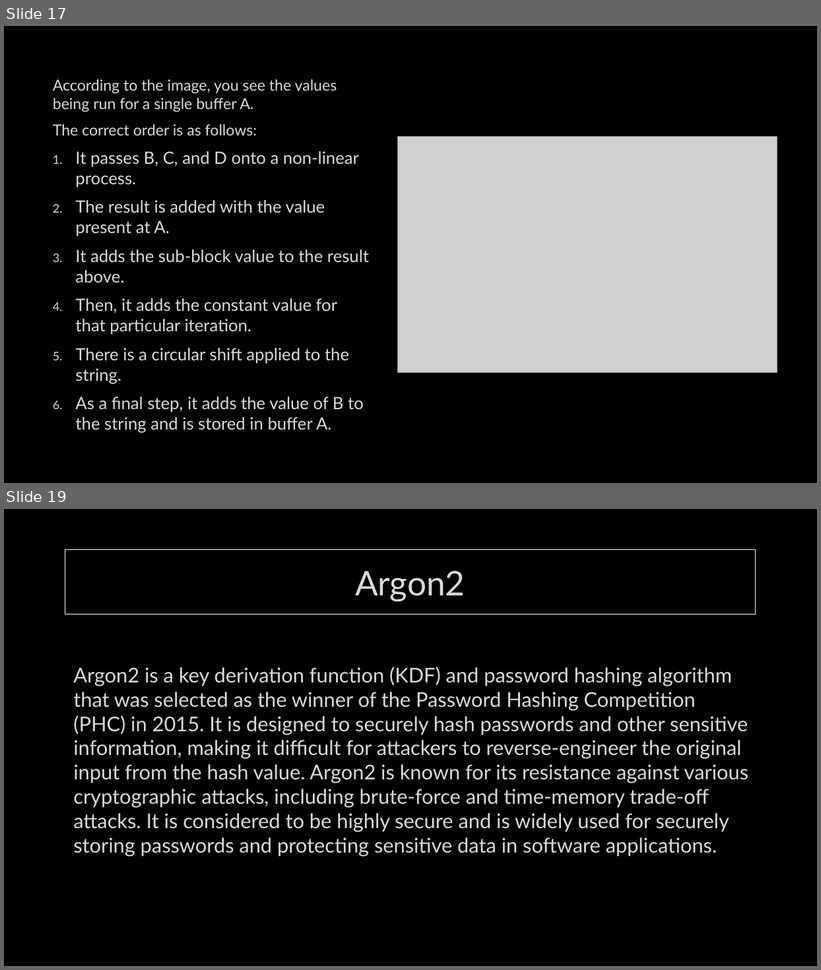
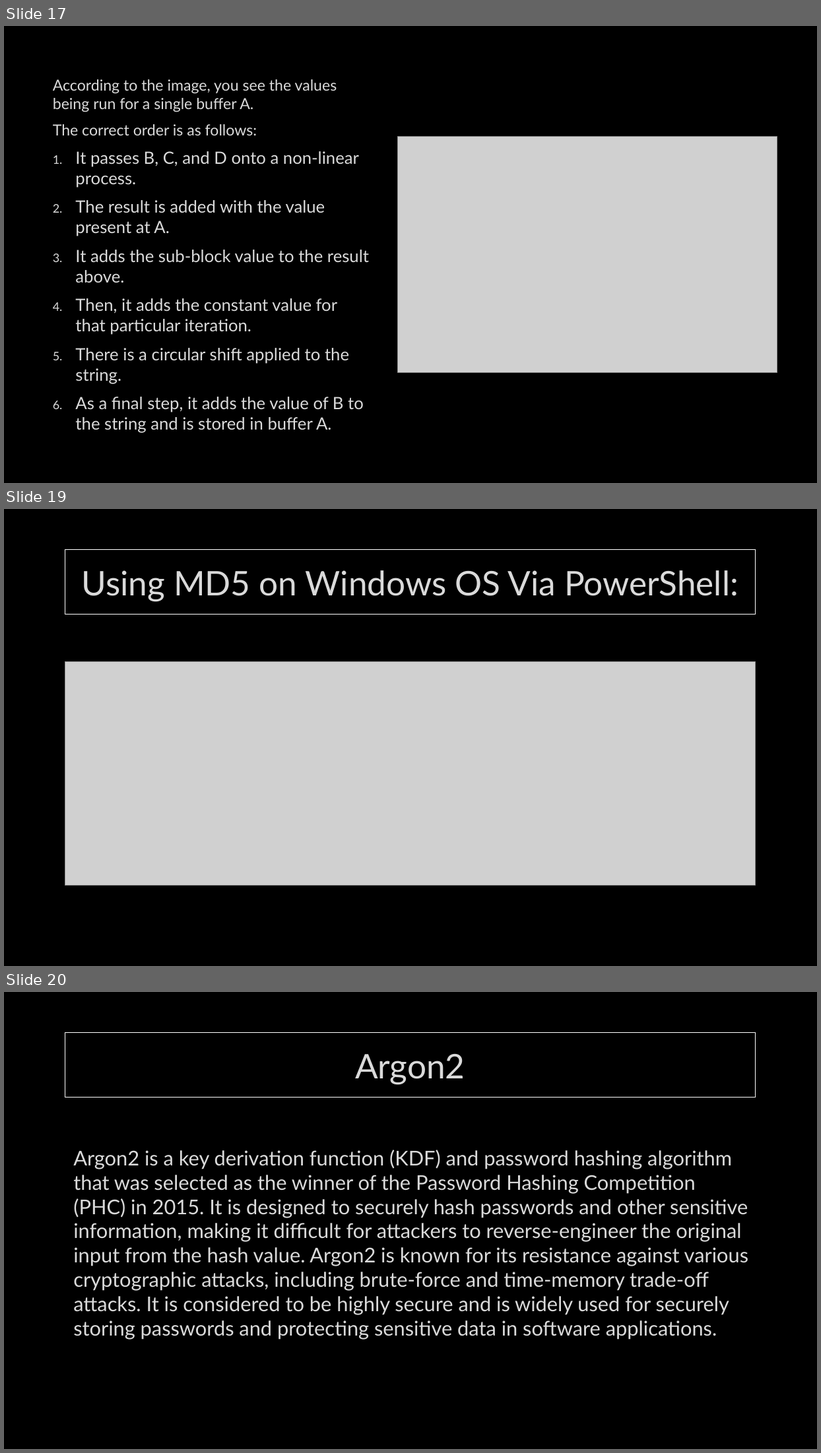
Before and after one commit to MohamedEmary/graduation-project, a slide deck: tasks/week-01/hashing.pptx. Shown one above the other, each under a label of ours: slides 17 and 19 before the commit, slides 17, 19 and 20 after it; the slides between them are not shown. The pictures are 821x970 and 821x1453 pixels, drawn with LibreOffice and Linux fonts; fonts in the diff are those of the drawing; grey boxes stand for pictures; background and template pictures are left out. Boxes give left, top, right and bottom in pixels: in the first picture for what was removed or moved away, otherwise in the second. Text is boxed around its words. In the diff, an @@ line names an element or a change of style, - is before the commit and + after.

```diff
--- a/tasks/week-01/hashing.pptx
+++ b/tasks/week-01/hashing.pptx
@@ slide 19 added at [4, 509, 817, 966], background picture (left out) @@
@@ title added at [65, 550, 756, 615], outline #FFFFFF 0.75 pt, 40 pt, text #DADADA @@
+Using MD5 on Windows OS Via PowerShell:
@@ picture added at [65, 662, 756, 886] @@
@@ what was slide 19 is now slide 20 @@
```
Also in this commit, not shown: 2 slides changed.
